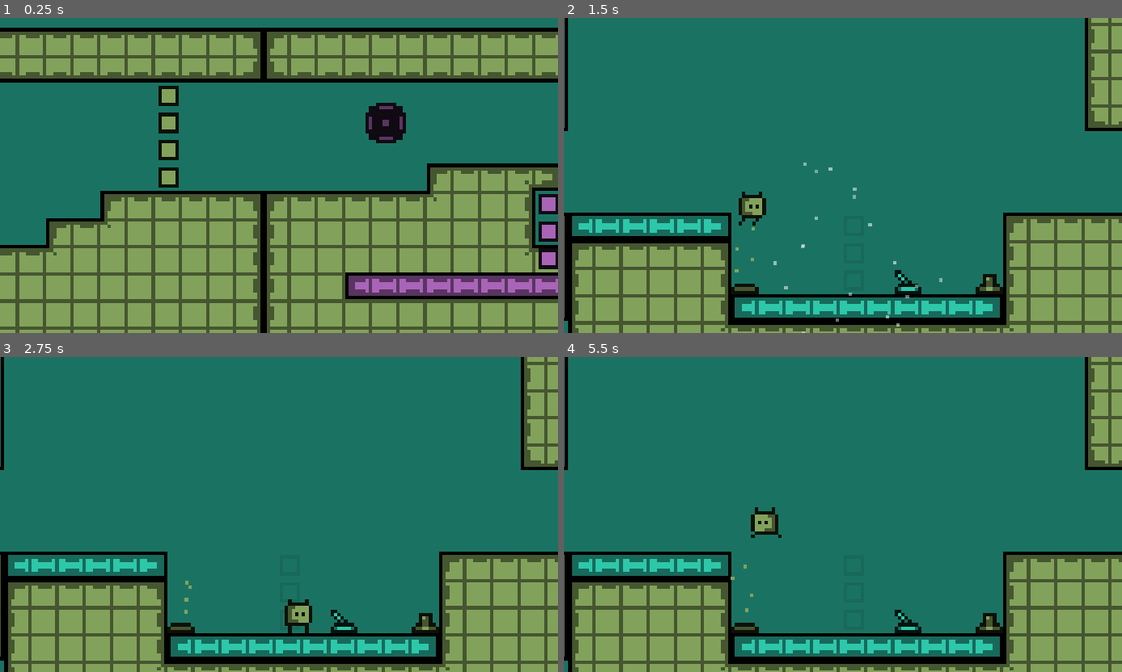
Above: before the commit, frames 1-4 (two rows, left to right).
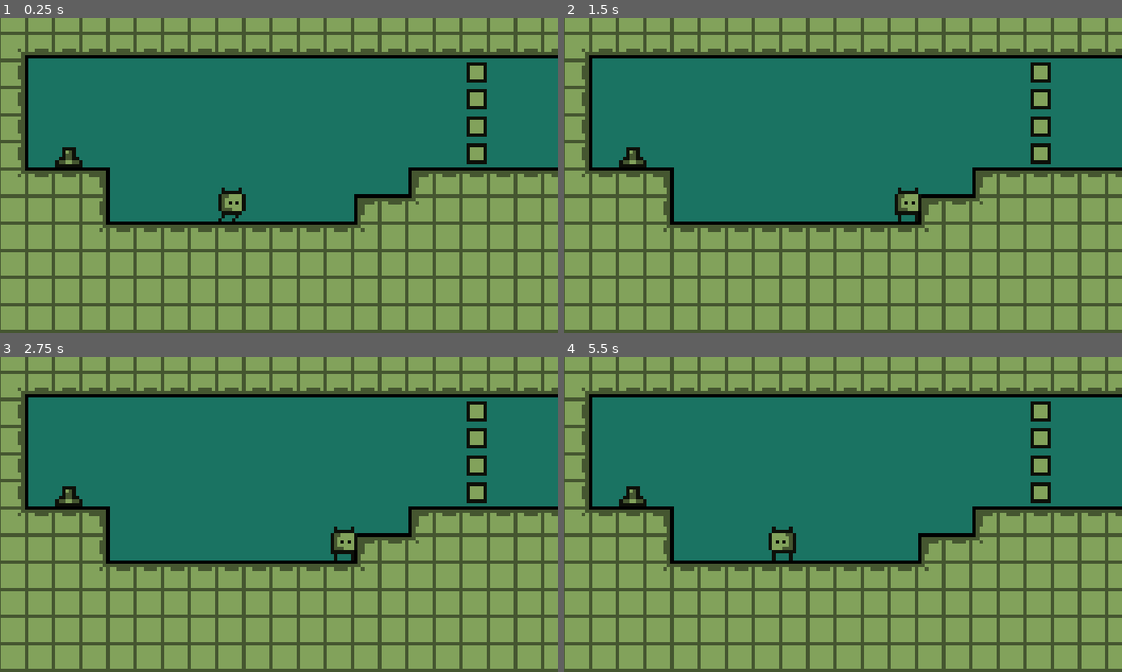
Above: after the commit, the same moments.

Repository: OlliO6/Compainions-Dimension
Game: Godot game, scene res://testing.tscn
Same seed, same stepped clock (60 frames per second), same inputs: the game is played once before the commit and once after it.
Inputs (mouse positions are in pixels of both pictures, inside the frame that each line leads up to):
- Up to frame 1 (0.25 s): no input
- Up to frame 2 (1.5 s): tap Enter (ui_accept) at 0.5 s; move the mouse to (965, 159) at 0.52 s; hold D (right) 0.53-1.25 s; hold E (interact) 0.53-1.25 s; click (965, 159) at 0.67 s; tap Space (jump) at 0.77 s; drag from (731, 191) to (854, 144) at 1.27 s
- Up to frame 3 (2.75 s): move the mouse to (334, 445) at 2.02 s; hold D (right) from 2.03 s (still down); tap Delete at 2.1 s
- Up to frame 4 (5.5 s): release D (right) at 2.75 s; drag from (815, 577) to (909, 627) at 2.77 s; tap Enter (ui_accept) at 3.5 s; move the mouse to (1010, 561) at 3.52 s; hold A (left) 3.53-4.25 s; tap Z at 3.6 s; tap Space (jump) at 3.77 s; drag from (675, 467) to (988, 627) at 4.27 s; move the mouse to (870, 514) at 5.02 s; hold S from 5.03 s (still down); tap Backspace at 5.1 s; click (870, 514) at 5.17 s

The runs differ from the first frame. In frame 1, 49% of the frame differs, in the area x 0-100%, y 0-100%; in frame 2, 53%; in frame 3, 52%; in frame 4, 53%.

Commit message:
Reset player pos

Diff:
--- a/testing.tscn
+++ b/testing.tscn
@@ -2304,7 +2304,7 @@
 autoplay = true
 
 [node name="Camera2D" type="Camera2D" parent="."]
-position = Vector2(-6, -26)
+position = Vector2(-1, -26)
 zoom = Vector2(1.4, 1.4)
 process_callback = 0
 limit_left = -84
@@ -2316,13 +2316,13 @@
 script = ExtResource("1_t2ycg")
 
 [node name="Player" parent="." instance=ExtResource("3_h3th6")]
-position = Vector2(604, 4)
+position = Vector2(-20, -4)
 
 [node name="Room1" type="Node2D" parent="."]
 
 [node name="PhantomCamera2D" type="Node2D" parent="Room1"]
 process_mode = 3
-position = Vector2(-6, -26)
+position = Vector2(-1, -26)
 script = ExtResource("2_wbjn8")
 priority_override = false
 priority = 0
